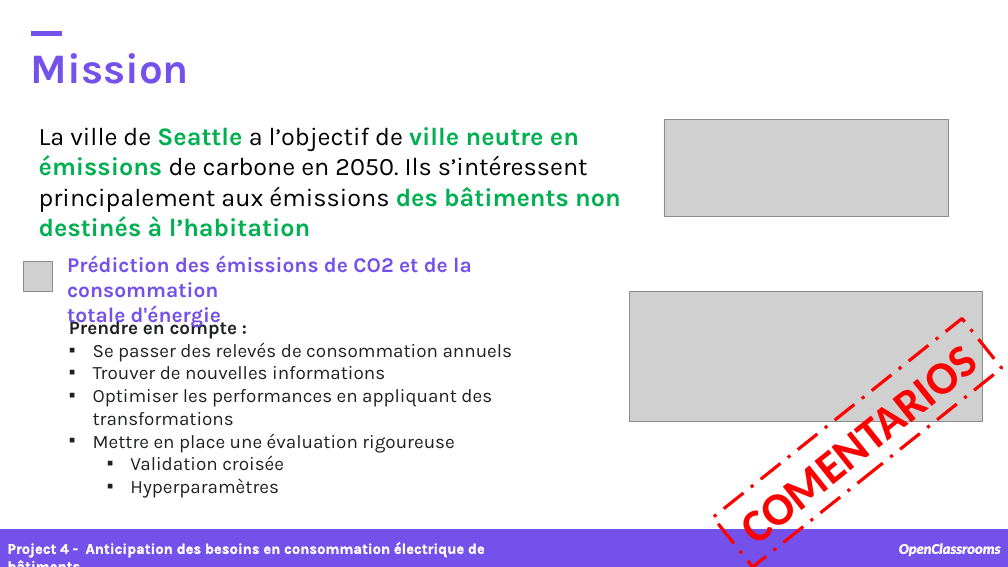
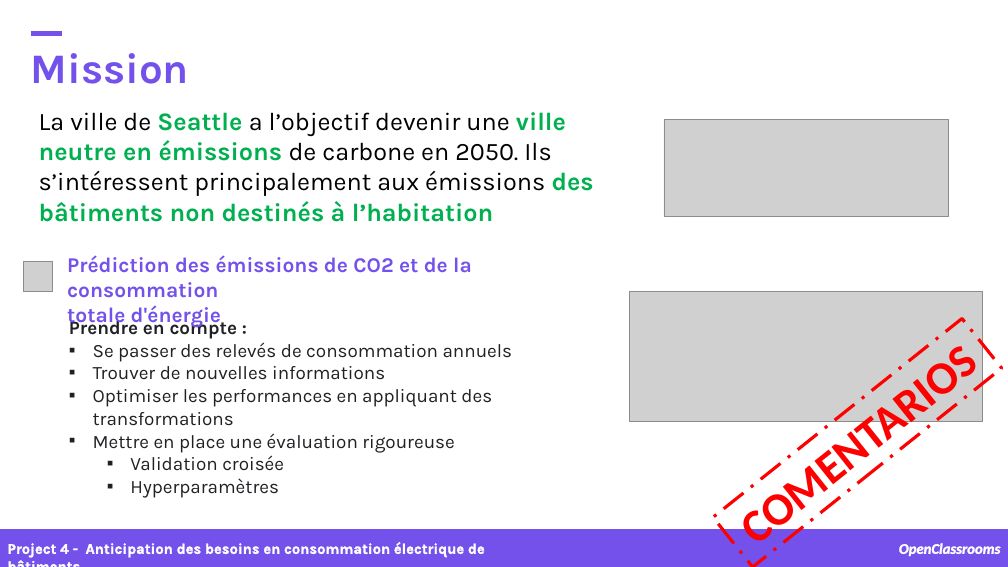
Before and after one commit to samirhinojosa/OC-P4-consumption-needs-of-buildings, a slide deck: slide 4 of supports/P4_presentation v1.pptx. Drawn at 1008x567 pixels with LibreOffice and Linux fonts; fonts in the diff are those of the drawing; grey boxes stand for pictures; background and template pictures are left out. Boxes give left, top, right and bottom in pixels: in the first picture for what was removed or moved away, otherwise in the second. Text is boxed around its words. In the diff, an @@ line names an element or a change of style, - is before the commit and + after.

```diff
--- a/supports/P4_presentation v1.pptx
+++ b/supports/P4_presentation v1.pptx
@@ text at [39,112,594,222]: text changed @@
-La ville de Seattle a l’objectif de ville neutre en émissions de carbone en 2050. Ils s’intéressent principalement aux émissions des bâtiments non destinés à l’habitation
+La ville de Seattle a l’objectif devenir une ville neutre en émissions de carbone en 2050. Ils s’intéressent principalement aux émissions des bâtiments non destinés à l’habitation
```
Also in this commit, not shown: 11 other slides changed, 2 slides added, 2 slides removed, 42 other files.
